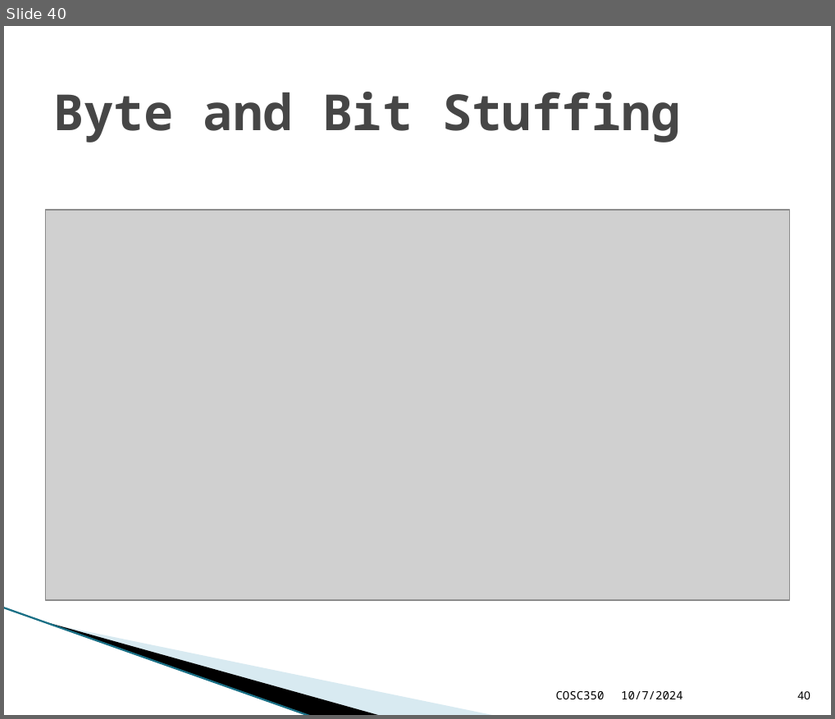
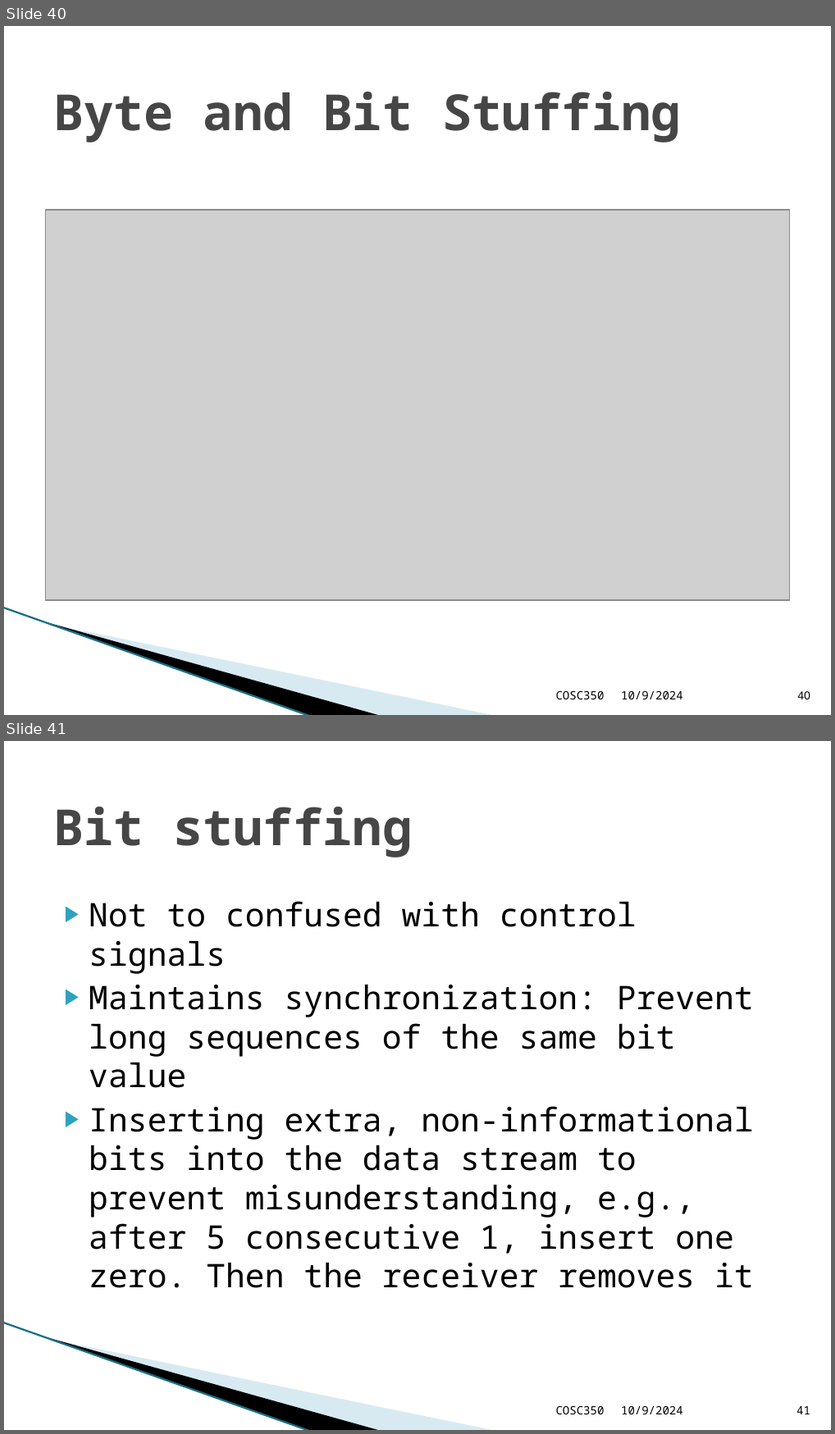
Before and after one commit to Neat-Keat/TUnotes, a slide deck: SEM5/COSC350/LANs.pptx. Shown one above the other, each under a label of ours: slide 40 before the commit, slides 40 and 41 after it. The pictures are 835x719 and 835x1434 pixels, drawn with LibreOffice and Linux fonts; fonts in the diff are those of the drawing; grey boxes stand for pictures; background and template pictures are left out. Boxes give left, top, right and bottom in pixels: in the first picture for what was removed or moved away, otherwise in the second. Text is boxed around its words. In the diff, an @@ line names an element or a change of style, - is before the commit and + after.

```diff
--- a/SEM5/COSC350/LANs.pptx
+++ b/SEM5/COSC350/LANs.pptx
@@ slide 41 added at (4,741,831,1430), background #FFFFFF; not listed: 3 template elements that a slide beside it also shows @@
@@ title added at (54,807,412,857), 26 pt, text #464646, bold @@
+Bit stuffing
@@ text added at (88,901,753,1288), 17 pt, text #000000 @@
+▶ Not to confused with control signals
+▶ Maintains synchronization: Prevent long sequences of the same bit value
+▶ Inserting extra, non-informational bits into the data stream to prevent misunderstanding, e.g., after 5 consecutive 1, insert one zero. Then the receiver removes it
@@ text added at (556,1406,604,1414), 6 pt, text #000000 @@
+COSC350
@@ text added at (621,1406,683,1414), 6 pt, text #000000 @@
+10/9/2024
@@ page number added at (796,1406,810,1414), 6 pt, text #000000 @@
+41
@@ slide 40 changed as well @@
@@ text at (621,691,683,699): text changed @@
-10/7/2024
+10/9/2024
```
Also in this commit, not shown: 39 other slides changed, 20 other files.
